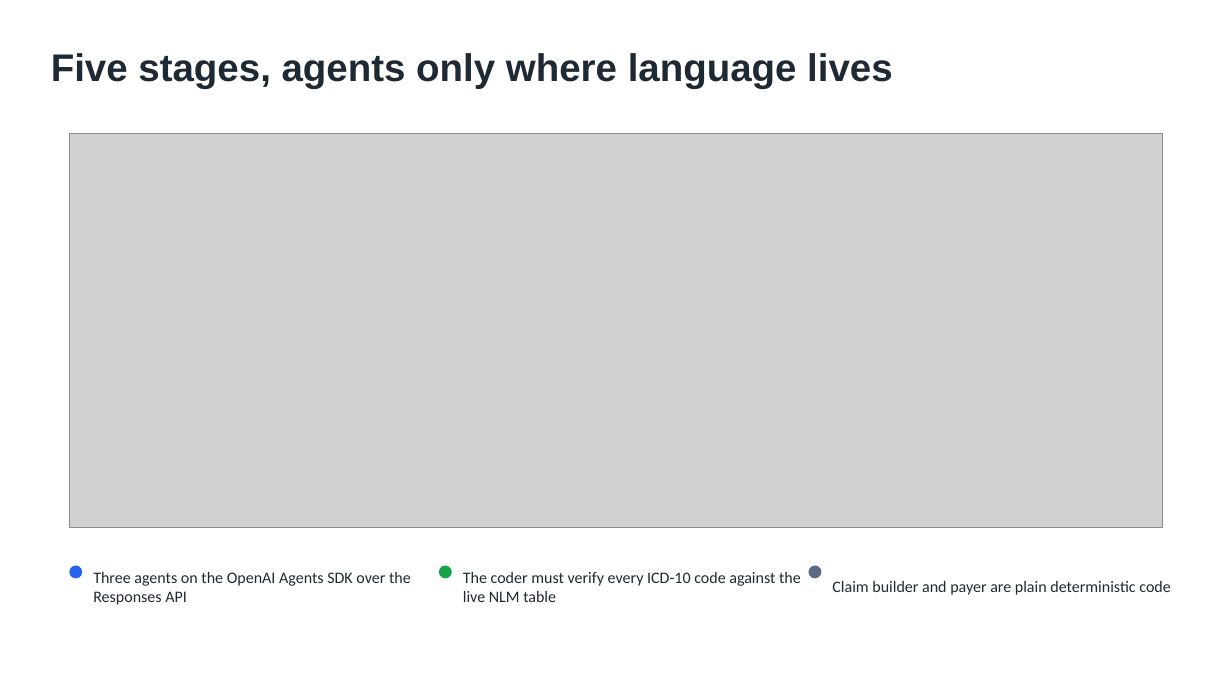
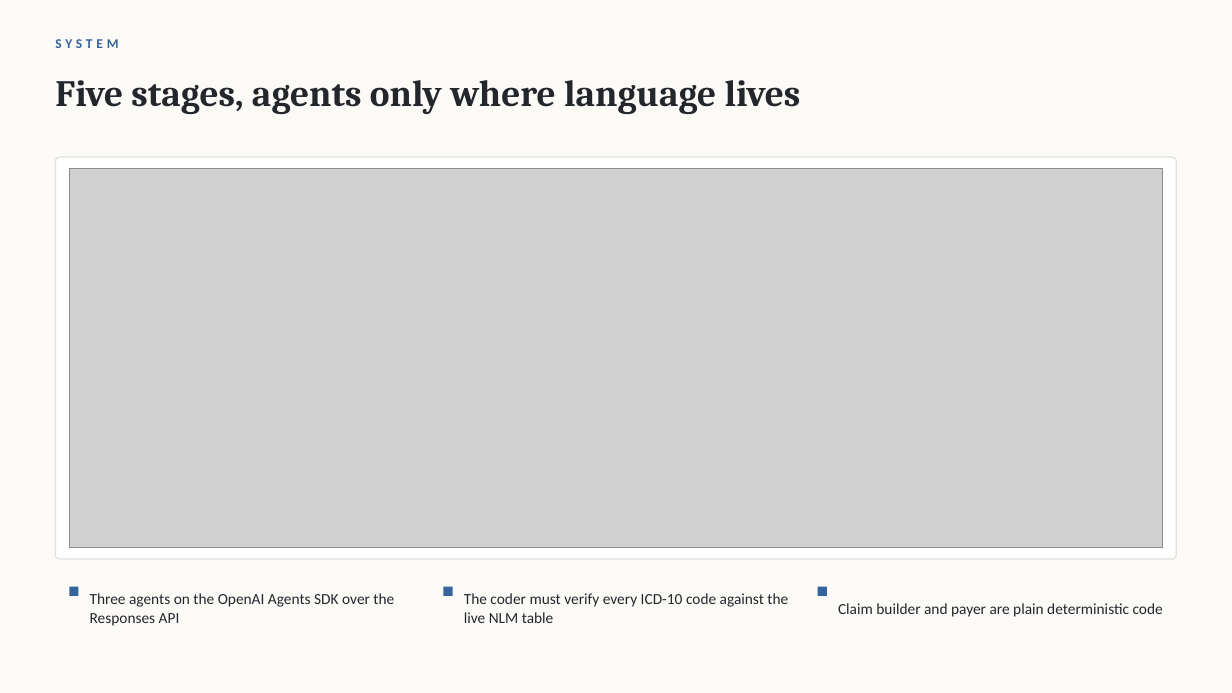
Before and after one commit to AbdullahAbdelKhalek/claimloop-healthcare-agent, a slide deck: slide 5 of slides/claimloop-slides.pptx. Drawn at 1232x693 pixels with LibreOffice and Linux fonts; fonts in the diff are those of the drawing; grey boxes stand for pictures. Boxes give left, top, right and bottom in pixels: in the first picture for what was removed or moved away, otherwise in the second. Text is boxed around its words. In the diff, an @@ line names an element or a change of style, - is before the commit and + after.

```diff
--- a/slides/claimloop-slides.pptx
+++ b/slides/claimloop-slides.pptx
@@ background #FFFFFF to #FBFAF7 @@
@@ text "Five stages, agents only where ...": place and size @@
-text "Five stages, agents only where ..." at <box>51,53,893,89</box>
+text "Five stages, agents only where ..." at <box>55,80,801,114</box>
@@ text "Five stages, agents only where ..." at <box>55,80,801,114</box>: size 30 to 29 pt, font Arial to Cambria, text colour #1F2933 to #23272C @@
@@ text added at <box>55,39,118,48</box>, 10.5 pt, text #35639C, bold @@
+SYSTEM
@@ rounded rectangle added at <box>55,157,1177,559</box>, fill #FFFFFF, outline #E3E0DA 1 pt @@
@@ picture: place and size @@
-picture at <box>69,134,1163,528</box>
+picture at <box>69,168,1163,548</box>
@@ ellipse removed at <box>69,566,82,579</box> @@
@@ ellipse removed at <box>439,566,452,579</box> @@
@@ ellipse removed at <box>809,566,822,579</box> @@
@@ rectangle added at <box>69,587,79,596</box>, fill #35639C @@
@@ text "Three agents on the OpenAI ...": place and size @@
-text "Three agents on the OpenAI ..." at <box>93,572,411,605</box>
+text "Three agents on the OpenAI ..." at <box>90,593,394,626</box>
@@ rectangle added at <box>444,587,453,596</box>, fill #35639C @@
@@ text "The coder must verify every ...": place and size @@
-text "The coder must verify every ..." at <box>463,572,801,602</box>
+text "The coder must verify every ..." at <box>464,593,788,623</box>
@@ rectangle added at <box>818,587,827,596</box>, fill #35639C @@
@@ size 12.5 to 12 pt, text colour #1F2933 to #23272C in 3 elements at <box>464,593,788,623</box>, <box>90,593,394,626</box>, <box>838,603,1163,617</box> @@
@@ text "Claim builder and payer are ...": place and size @@
-text "Claim builder and payer are ..." at <box>832,581,1170,595</box>
+text "Claim builder and payer are ..." at <box>838,603,1163,617</box>
```
Also in this commit, not shown: 10 other slides changed, 1 slide added, 1 slide removed, 9 other files.
